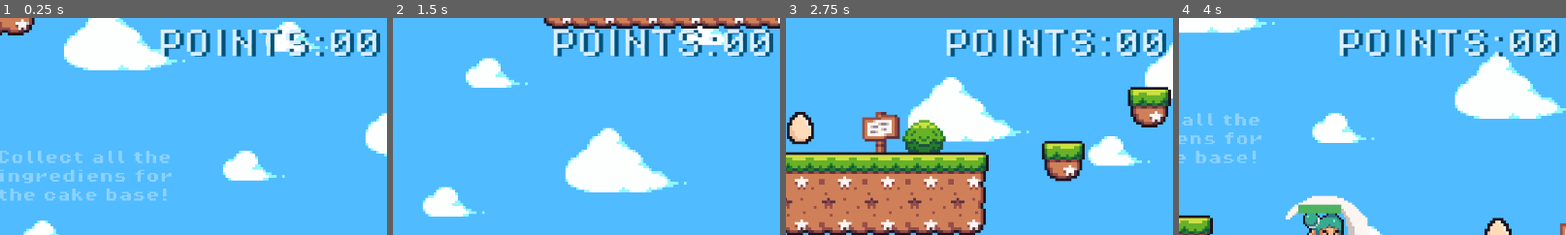
Above: before the commit, frames 1-4 (left to right).
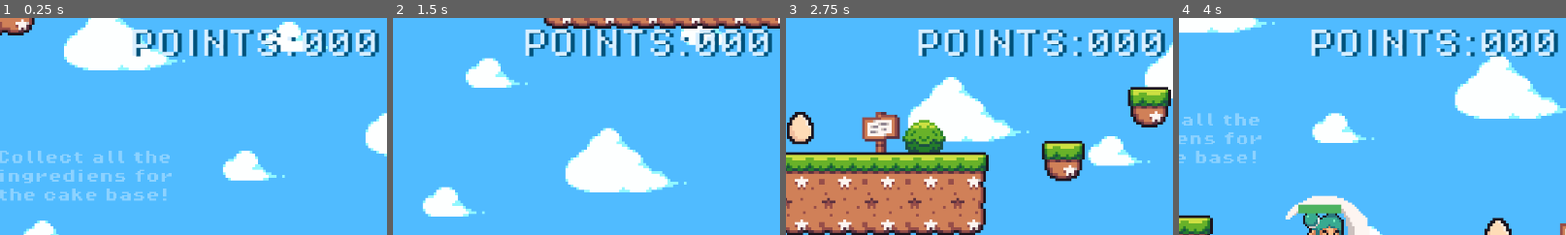
Above: after the commit, the same moments.

Repository: CakeRun/Vaerkstedsuge.github-brug-denne
Game: Godot game, scene res://Level 1 (green)/Level 1.tscn
The game is run twice, just before and just after one commit, with the same random seed, the same clock (stepped at 60 frames per second) and the same inputs. This scene is started directly instead of the project's main scene.
Inputs:
- Up to frame 1 (0.25 s): no input
- Up to frame 2 (1.5 s): hold D (move_right) from 0.53 s (still down); tap E (enter) at 0.6 s; tap Space (jump) at 0.77 s; tap X (attack) at 1.35 s
- Up to frame 3 (2.75 s): tap Space (jump) at 1.52 s; tap E (enter) at 1.55, 2.1 s; release D (move_right) at 2.03 s; hold A (move_left) from 2.03 s (still down)
- Up to frame 4 (4 s): release A (move_left) at 2.78 s; hold D (move_right) from 2.78 s (still down); tap E (enter) at 2.85, 3.8 s; tap Space (jump) at 3.02, 3.77 s; tap X (attack) at 3.6 s
The pictures show only the part of the screen within x 50-100%, y 0-50%; the shares and areas given below are measured in that part.

The runs differ from the first frame. In frame 1, 5.0% of the frame differs, in the area x 34-99%, y 5-18%; in frame 2, 5.0%; in frame 3, 5.1%; in frame 4, 5.1%.

Commit message:
score label (TOTAL POINTS SKAL LAVES)

Diff:
--- a/GoDot/Level 1 (green)/GameManager.gd
+++ b/GoDot/Level 1 (green)/GameManager.gd
@@ -24,4 +24,4 @@
 	totalscore = score + addscore
 	GameManager.current_level_score = totalscore
 
-	total_score_label.text = "POINTS:" + str(totalscore).pad_zeros(2)
+	#total_score_label.text = "POINTS:" + str(totalscore).pad_zeros(2)
--- a/GoDot/Level 1 (green)/Level 1.tscn
+++ b/GoDot/Level 1 (green)/Level 1.tscn
@@ -2703,6 +2703,21 @@
 sources/7 = SubResource("TileSetAtlasSource_vbmte")
 sources/8 = SubResource("TileSetAtlasSource_i6x2k")
 
+[sub_resource type="Animation" id="Animation_waq3f"]
+length = 0.001
+tracks/0/type = "value"
+tracks/0/imported = false
+tracks/0/enabled = true
+tracks/0/path = NodePath(".:position")
+tracks/0/interp = 1
+tracks/0/loop_wrap = true
+tracks/0/keys = {
+"times": PackedFloat32Array(0),
+"transitions": PackedFloat32Array(1),
+"update": 0,
+"values": [Vector2(514, 158)]
+}
+
 [sub_resource type="Animation" id="Animation_ph3ud"]
 resource_name = "platformGreen"
 length = 1.8
@@ -2720,21 +2735,6 @@
 "values": [Vector2(505, 158), Vector2(605, 183)]
 }
 
-[sub_resource type="Animation" id="Animation_waq3f"]
-length = 0.001
-tracks/0/type = "value"
-tracks/0/imported = false
-tracks/0/enabled = true
-tracks/0/path = NodePath(".:position")
-tracks/0/interp = 1
-tracks/0/loop_wrap = true
-tracks/0/keys = {
-"times": PackedFloat32Array(0),
-"transitions": PackedFloat32Array(1),
-"update": 0,
-"values": [Vector2(514, 158)]
-}
-
 [sub_resource type="AnimationLibrary" id="AnimationLibrary_y2vpm"]
 _data = {
 "RESET": SubResource("Animation_waq3f"),
@@ -2848,9 +2848,9 @@
 anchors_preset = 1
 anchor_left = 1.0
 anchor_right = 1.0
-offset_left = -402.0
+offset_left = -405.0
 offset_top = 16.0
-offset_right = -10.0
+offset_right = -13.0
 offset_bottom = 69.0
 grow_horizontal = 0
 size_flags_horizontal = 8
@@ -2859,7 +2859,7 @@
 theme_override_constants/shadow_offset_x = 6
 theme_override_fonts/font = ExtResource("20_t7sqs")
 theme_override_font_sizes/font_size = 45
-text = "POINTS:00
+text = "POINTS:000
 "
 horizontal_alignment = 2
 
--- a/GoDot/doors/doors_script.gd
+++ b/GoDot/doors/doors_script.gd
@@ -7,7 +7,6 @@
 @onready var player = $"../Player"
 
 static var levels_completed = 0
-
 
 #LEVEL 1
 static var entered_green_main = false
@@ -118,7 +117,6 @@
 #### LEVEL 1 ####
 #green door - main
 func _on_area_2d_green_main_body_entered(body):
-	print("in level 1 collision")
 	if levels_completed == 0:
 		entered_green_main = true
 
